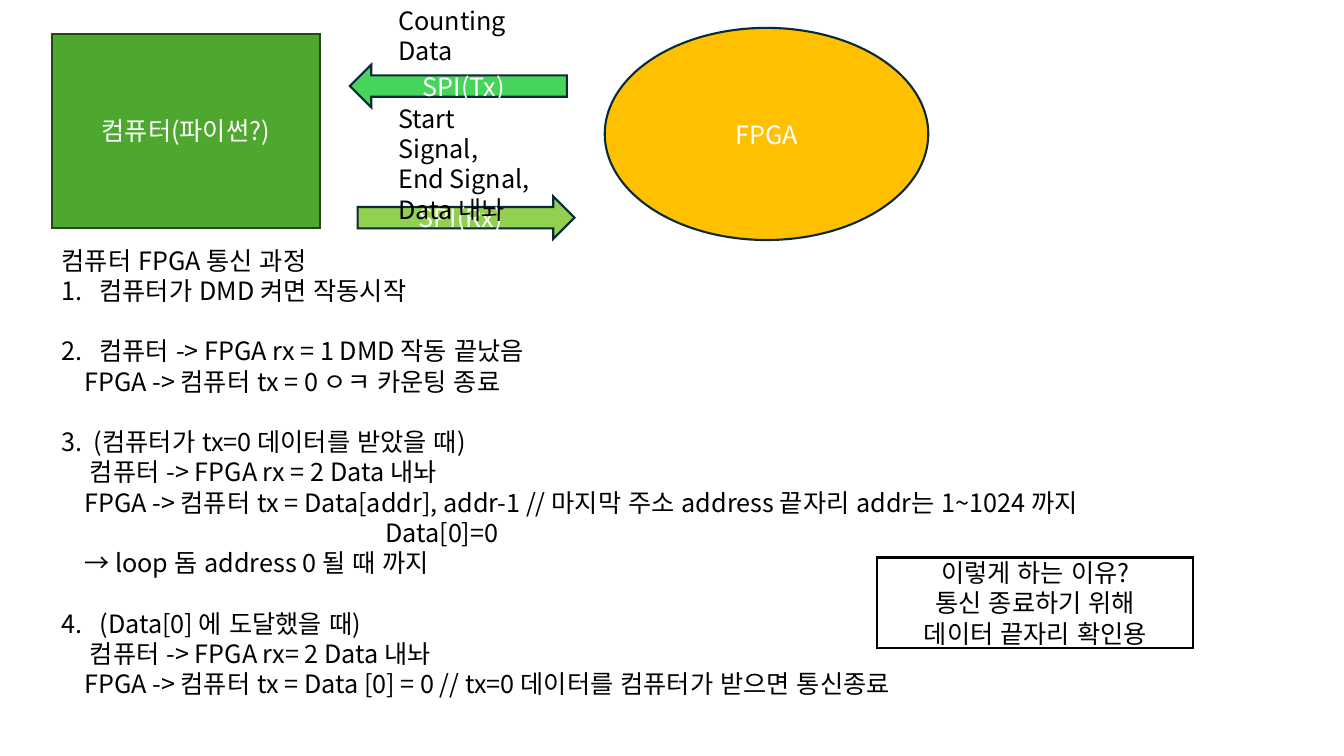
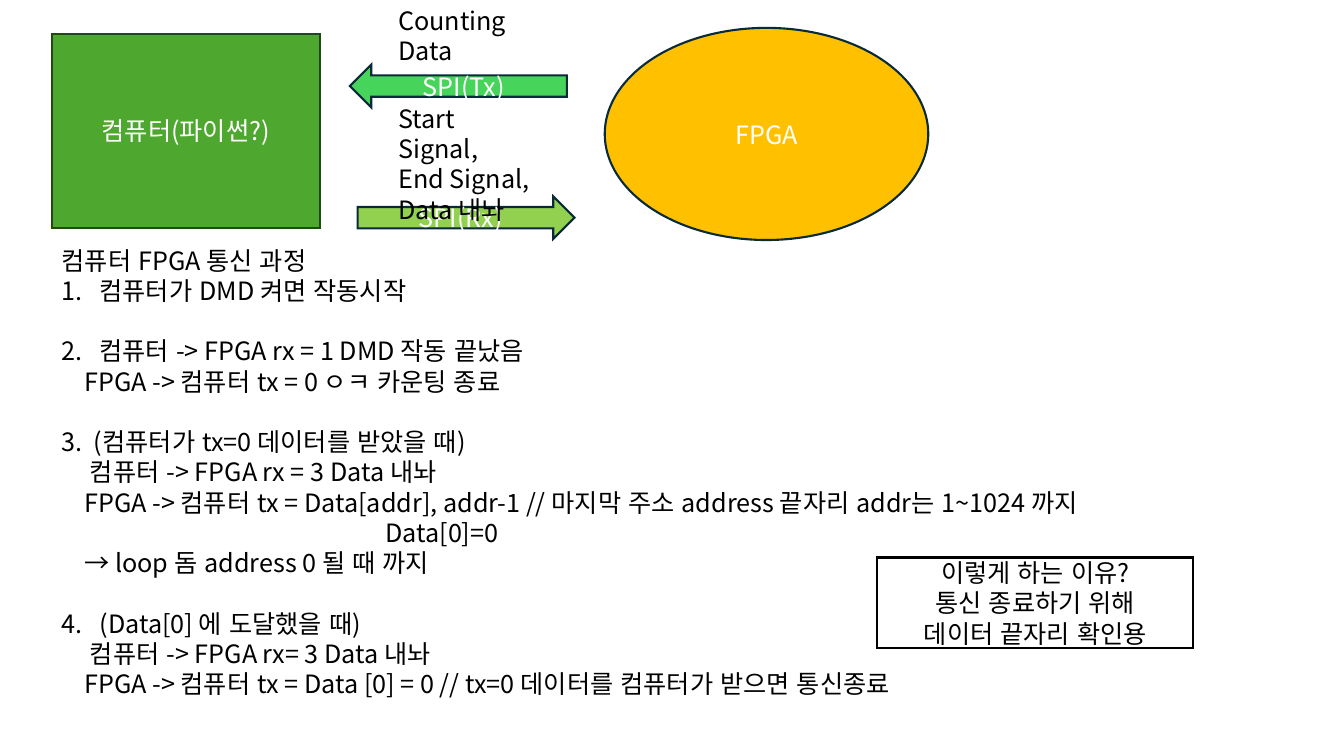
Before and after one commit to cka09191/Photon_Counter_FPGA_SinglePixelImaging, a slide deck: slide 2 of dev/fpga/통신구조구상도/통신구조.pptx. Drawn at 1344x756 pixels with LibreOffice and Linux fonts; fonts in the diff are those of the drawing. Boxes give left, top, right and bottom in pixels: in the first picture for what was removed or moved away, otherwise in the second. Text is boxed around its words. In the diff, an @@ line names an element or a change of style, - is before the commit and + after.

```diff
--- a/dev/fpga/통신구조구상도/통신구조.pptx
+++ b/dev/fpga/통신구조구상도/통신구조.pptx
@@ text at <box>90,460,436,483</box>: text changed @@
-컴퓨터 -> FPGA rx = 2 Data 내놔
+컴퓨터 -> FPGA rx = 3 Data 내놔
@@ text at <box>90,637,431,665</box>: text changed @@
-컴퓨터 -> FPGA rx= 2 Data 내놔
+컴퓨터 -> FPGA rx= 3 Data 내놔
```
Also in this commit, not shown: 39 other files.
